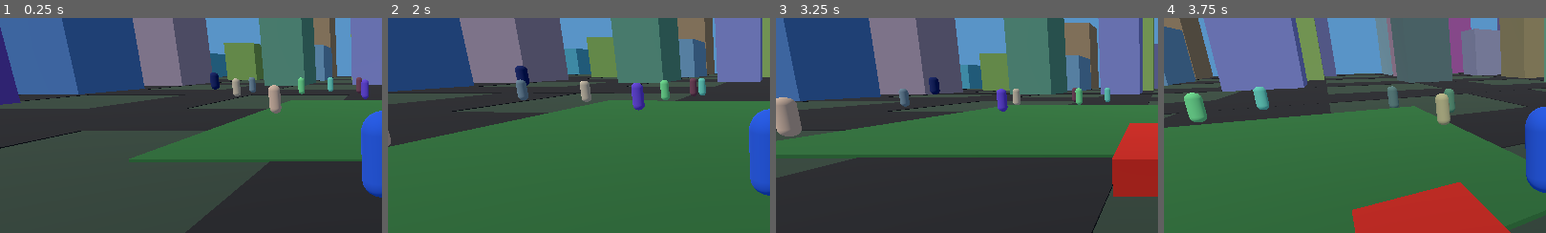
Above: before the commit, frames 1-4 (left to right).
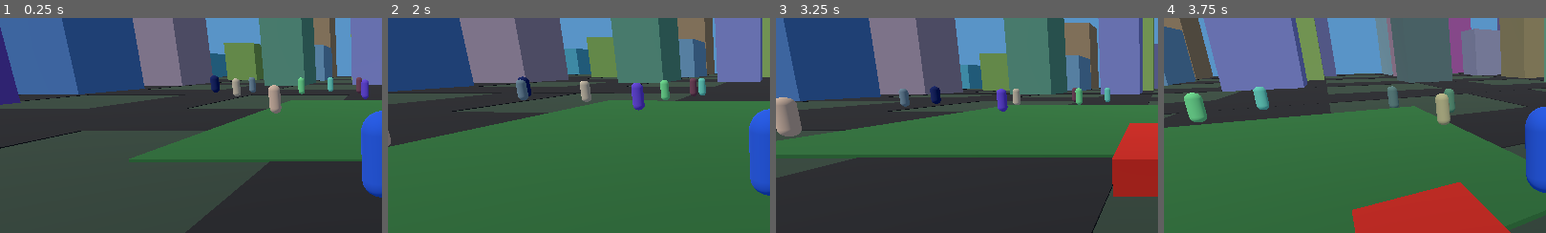
Above: after the commit, the same moments.

Repository: aykon042-cpu/CIDADE-LIVRE
Game: Godot game, scene res://scenes/Main.tscn
The game is run twice, just before and just after one commit, with the same random seed, the same clock (stepped at 60 frames per second) and the same inputs.
Inputs (mouse positions are % of the whole screen's width and height, from its top left):
- Up to frame 1 (0.25 s): no input
- Up to frame 2 (2 s): move the mouse to (55, 50) at 0.52 s; hold E (interact) 0.53-1.28 s; hold W (move_forward) from 0.53 s (still down); tap Space (jump) at 0.77, 1.52 s; move the mouse to (45, 50) at 1.27 s; tap Ctrl (sprint) at 1.35 s
- Up to frame 3 (3.25 s): keep holding W (move_forward); move the mouse to (52, 48) at 2.02 s; hold E (interact) 2.03-2.78 s; move the mouse to (49, 52) at 2.77 s; tap Ctrl (sprint) at 2.85 s; tap Space (jump) at 3.02 s
- Up to frame 4 (3.75 s): keep holding W (move_forward); move the mouse to (57, 51) at 3.52 s; hold E (interact) from 3.53 s (still down)
The pictures show only the part of the screen within x 0-50%, y 25-75%; the shares and areas given below are measured in that part.

The runs differ from the first frame. In frame 1, less than 0.1% of the frame differs, in the area x 55-58%, y 25-35%; in frame 2, 0.2%; in frame 3, 0.2%, in the area x 40-44%, y 27-40%; in frame 4, nothing differs.
Error in both runs: Invalid assignment of property or key 'waypoints' with value of type 'Array' on a base object of type 'VehicleBody3D (CityTrafficVehicle)'. (res://scripts/worl…

Commit message:
Add wanted-level police pursuit and search

Diff:
--- a/CIDADE_LIVRE_GODOT/scripts/police.gd
+++ b/CIDADE_LIVRE_GODOT/scripts/police.gd
@@ -3,7 +3,11 @@
 
 @export var move_speed := 5.5
 @export var detection_radius := 24.0
+@export var search_radius := 42.0
 var target: Node3D
+var wanted_level := 0
+var last_known_position := Vector3.ZERO
+var search_time := 0.0
 var gravity: float = ProjectSettings.get_setting("physics/3d/default_gravity")
 
 func _ready() -> void:
@@ -26,20 +30,32 @@
 	add_child(visual)
 
 func _physics_process(delta: float) -> void:
-	if target == null or not is_instance_valid(target):
+	if wanted_level <= 0 or target == null or not is_instance_valid(target):
+		velocity.x = move_toward(velocity.x, 0.0, move_speed * delta)
+		velocity.z = move_toward(velocity.z, 0.0, move_speed * delta)
+		if not is_on_floor():
+			velocity.y -= gravity * delta
+		move_and_slide()
 		return
 	var distance := global_position.distance_to(target.global_position)
-	if distance > detection_radius:
-		return
-	var direction := target.global_position - global_position
-	direction.y = 0
+	if distance <= detection_radius:
+		last_known_position = target.global_position
+		search_time = 0.0
+	elif distance > search_radius:
+		search_time += delta
+		if search_time > 12.0:
+			wanted_level = 0
+			return
+	var direction := last_known_position - global_position
+	direction.y = 0.0
 	if direction.length() > 1.5:
-		velocity.x = direction.normalized().x * move_speed
-		velocity.z = direction.normalized().z * move_speed
-		look_at(Vector3(target.global_position.x, global_position.y, target.global_position.z))
+		var pursuit_speed := move_speed + float(maxi(wanted_level - 1, 0)) * 1.25
+		velocity.x = direction.normalized().x * pursuit_speed
+		velocity.z = direction.normalized().z * pursuit_speed
+		look_at(Vector3(last_known_position.x, global_position.y, last_known_position.z))
 	else:
-		velocity.x = 0
-		velocity.z = 0
+		velocity.x = 0.0
+		velocity.z = 0.0
 	if not is_on_floor():
 		velocity.y -= gravity * delta
 	move_and_slide()
